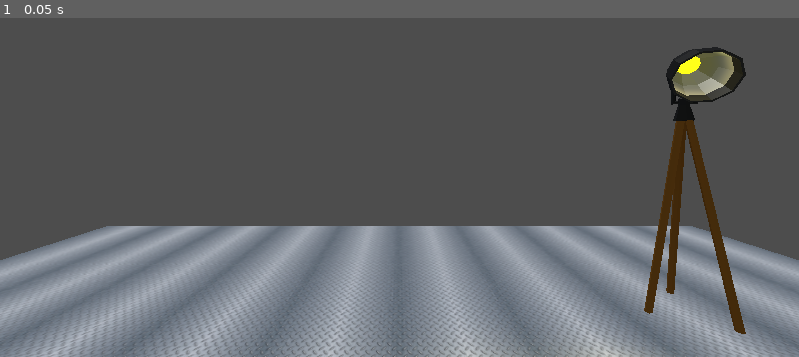
Above: before the commit, frame 1.
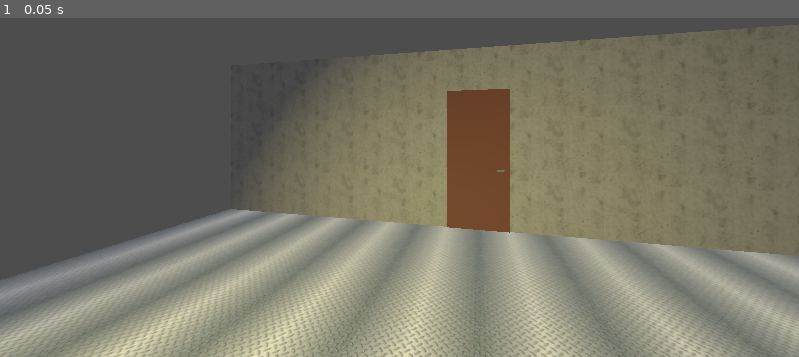
Above: after the commit, the same moment.

Repository: Carsmaniac/vr-godot-experiments
Game: Godot game, scene res://incorrect_objects.tscn
The game is run twice, just before and just after one commit, with the same random seed, the same clock (stepped at 60 frames per second) and the same inputs.
Inputs:
- Up to frame 1 (0.05 s): no input

The runs differ from the first frame. In frame 1, 62% of the frame differs, in the area x 0-100%, y 2-100%.

Commit message:
Make wall fall
When the door handle on the door is grabbed, the wall behind it now falls down. This is a recreation of an experiment that was previously built but lost as it was not committed.

Diff:
--- /dev/null
+++ b/falling_wall.gd
@@ -0,0 +1,22 @@
+extends Node3D
+
+@export var door_node: Node
+@export var door_handle: Node
+var falling: bool = false
+var falling_speed: float = 0.001
+
+
+func _ready() -> void:
+	door_handle.picked_up.connect(start_falling)
+
+
+func _process(_delta: float) -> void:
+	if falling:
+		if self.rotation.x < deg_to_rad(90):
+			self.rotation.x += falling_speed
+			falling_speed *= 1.065
+		else:
+			self.rotation.x = deg_to_rad(90)
+
+func start_falling() -> void:
+	falling = true
--- a/gesture_controller.gd
+++ b/gesture_controller.gd
@@ -20,7 +20,7 @@
 var max_size = 3
 
 var movement_enabled = true
-var mini_experiment: int = 9
+var mini_experiment: int = 0
 # 1: greater variations in user scale (fist)
 # 2: user scale that changes over time (fist)
 # 3: (not possible in Godot?)
--- a/incorrect_objects.tscn
+++ b/incorrect_objects.tscn
@@ -3,8 +3,9 @@
 [ext_resource type="Script" uid="uid://7k20cvcu5d1e" path="res://vr_initialiser.gd" id="1_3ih3s"]
 [ext_resource type="Texture2D" uid="uid://343jx1dbx0kf" path="res://room/diamondplate.jpg" id="1_jqak5"]
 [ext_resource type="Texture2D" uid="uid://dx4haqsjsrgh" path="res://room/distressed_concrete.jpg" id="2_3ih3s"]
-[ext_resource type="LightmapGIData" uid="uid://ctyekwxma6qlj" path="res://incorrect_objects.lmbake" id="2_vmaxf"]
+[ext_resource type="Script" uid="uid://hji4ff2eltcs" path="res://gesture_controller.gd" id="2_arjme"]
 [ext_resource type="PackedScene" uid="uid://cjcehqrfoxav3" path="res://addons/hand_pose_detector/hands/LeftHandHumanoid.gltf" id="3_p1ihj"]
+[ext_resource type="Script" uid="uid://dr7f1lcekxq2v" path="res://falling_wall.gd" id="4_arjme"]
 [ext_resource type="PackedScene" uid="uid://bh8isvqs258cp" path="res://addons/hand_pose_detector/hand_pose_controller.tscn" id="4_vmaxf"]
 [ext_resource type="Script" uid="uid://b0whku4lmxepw" path="res://addons/hand_pose_detector/hand_pose_action.gd" id="5_2r0hu"]
 [ext_resource type="Resource" uid="uid://ra50ueubhepa" path="res://addons/hand_pose_detector/poses/point_thumb_up.tres" id="6_yewnj"]
@@ -26,21 +27,54 @@
 add_uv2 = true
 size = Vector2(10, 10)
 
+[sub_resource type="StandardMaterial3D" id="StandardMaterial3D_65fd0"]
+albedo_color = Color(0.54, 0.34542003, 0.2916, 1)
+
+[sub_resource type="BoxMesh" id="BoxMesh_iwg0v"]
+material = SubResource("StandardMaterial3D_65fd0")
+size = Vector3(1, 2.3, 0.05)
+
+[sub_resource type="StandardMaterial3D" id="StandardMaterial3D_arjme"]
+albedo_texture = ExtResource("2_3ih3s")
+uv1_scale = Vector3(1, 0.7, 1)
+
+[sub_resource type="PlaneMesh" id="PlaneMesh_scbhu"]
+lightmap_size_hint = Vector2i(7, 5)
+material = SubResource("StandardMaterial3D_arjme")
+add_uv2 = true
+size = Vector2(1, 0.7)
+
+[sub_resource type="StandardMaterial3D" id="StandardMaterial3D_q3onw"]
+albedo_texture = ExtResource("2_3ih3s")
+uv1_scale = Vector3(4.5, 3, 1)
+
+[sub_resource type="PlaneMesh" id="PlaneMesh_hrctm"]
+lightmap_size_hint = Vector2i(24, 17)
+material = SubResource("StandardMaterial3D_q3onw")
+add_uv2 = true
+size = Vector2(4.5, 3)
+
+[sub_resource type="BoxShape3D" id="BoxShape3D_yi1yi"]
+size = Vector3(9.503906, 3.079834, 0.1171875)
+
+[sub_resource type="CylinderShape3D" id="CylinderShape3D_scbhu"]
+height = 0.17
+radius = 0.041503906
+
+[sub_resource type="CapsuleShape3D" id="CapsuleShape3D_arjme"]
+radius = 0.03
+height = 0.15
+
+[sub_resource type="CylinderMesh" id="CylinderMesh_arjme"]
+top_radius = 0.015
+bottom_radius = 0.015
+height = 0.1
+
+[sub_resource type="BoxMesh" id="BoxMesh_scbhu"]
+size = Vector3(0.1, 0.005, 0.03)
+
 [sub_resource type="BoxShape3D" id="BoxShape3D_i0s4f"]
 size = Vector3(2, 1.2705586, 2)
-
-[sub_resource type="StandardMaterial3D" id="StandardMaterial3D_q3onw"]
-albedo_texture = ExtResource("2_3ih3s")
-uv1_scale = Vector3(10, 3, 1)
-
-[sub_resource type="PlaneMesh" id="PlaneMesh_hrctm"]
-lightmap_size_hint = Vector2i(52, 17)
-material = SubResource("StandardMaterial3D_q3onw")
-add_uv2 = true
-size = Vector2(10, 3)
-
-[sub_resource type="BoxShape3D" id="BoxShape3D_yi1yi"]
-size = Vector3(0.107788086, 2, 2)
 
 [sub_resource type="StandardMaterial3D" id="StandardMaterial3D_q2gs6"]
 resource_name = "Hand"
@@ -288,43 +322,110 @@
 	$Aim.visible = is_button_pressed(\"point_thumb_up\")
 "
 
-[sub_resource type="CylinderShape3D" id="CylinderShape3D_scbhu"]
-height = 0.17
-radius = 0.041503906
-
 [node name="Node3D" type="Node3D" unique_id=1850405703]
 script = ExtResource("1_3ih3s")
 
-[node name="BakedLighting" type="LightmapGI" parent="." unique_id=1053442312]
-quality = 2
-supersampling = true
-light_data = ExtResource("2_vmaxf")
-
-[node name="Sun" type="DirectionalLight3D" parent="." unique_id=700010127]
+[node name="GestureController" type="Node3D" parent="." unique_id=1905999115 node_paths=PackedStringArray("origin_node", "left_hand", "right_hand")]
+script = ExtResource("2_arjme")
+origin_node = NodePath("../XROrigin3D")
+left_hand = NodePath("../XROrigin3D/LeftTrackedHand")
+right_hand = NodePath("../XROrigin3D/RightTrackedHand")
+
+[node name="FirstRoom" type="Node3D" parent="." unique_id=1042095824]
+
+[node name="InitialVisuals" type="Node3D" parent="FirstRoom" unique_id=700365449]
+
+[node name="Sun" type="DirectionalLight3D" parent="FirstRoom/InitialVisuals" unique_id=700010127]
 transform = Transform3D(1, 0, 0, 0, -0.36079454, 0.9326453, 0, -0.9326453, -0.36079454, 0, 2.166974, 0)
 light_energy = 0.35
 
-[node name="Floor" type="StaticBody3D" parent="." unique_id=1018832171]
-
-[node name="MeshInstance3D" type="MeshInstance3D" parent="Floor" unique_id=1972156356]
+[node name="FloorModel" type="MeshInstance3D" parent="FirstRoom/InitialVisuals" unique_id=1972156356]
 mesh = SubResource("PlaneMesh_5gjwt")
-
-[node name="CollisionShape3D" type="CollisionShape3D" parent="Floor" unique_id=794751486]
+skeleton = NodePath("../../Floor")
+
+[node name="Door" type="Node3D" parent="FirstRoom/InitialVisuals" unique_id=728973440]
+transform = Transform3D(1, 0, 0, 0, 1, 0, 0, 0, 1, 0, 0, 5)
+
+[node name="MeshInstance3D4" type="MeshInstance3D" parent="FirstRoom/InitialVisuals/Door" unique_id=1125198151]
+transform = Transform3D(1, 0, 0, 0, 1, 0, 0, 0, 1, 0, 1.15, 0)
+mesh = SubResource("BoxMesh_iwg0v")
+skeleton = NodePath("")
+
+[node name="Wall" type="Node3D" parent="FirstRoom/InitialVisuals" unique_id=292782100 node_paths=PackedStringArray("door_node", "door_handle")]
+transform = Transform3D(1, 0, 0, 0, 1, 0, 0, 0, 1, 0, 0, 5)
+script = ExtResource("4_arjme")
+door_node = NodePath("../Door")
+door_handle = NodePath("../../DoorHandle")
+
+[node name="Wall" type="StaticBody3D" parent="FirstRoom/InitialVisuals/Wall" unique_id=668978667]
+transform = Transform3D(1, 0, 0, 0, 1, 0, 0, 0, 1, 0, 1.5, 0)
+
+[node name="MeshInstance3D3" type="MeshInstance3D" parent="FirstRoom/InitialVisuals/Wall/Wall" unique_id=1675344115]
+transform = Transform3D(1, 0, 0, 0, -4.371139e-08, 1, 0, -1, -4.371139e-08, 0, 1.15, 0)
+mesh = SubResource("PlaneMesh_scbhu")
+
+[node name="MeshInstance3D2" type="MeshInstance3D" parent="FirstRoom/InitialVisuals/Wall/Wall" unique_id=505066150]
+transform = Transform3D(1, 0, 0, 0, -4.371139e-08, 1, 0, -1, -4.371139e-08, -2.75, 0, 0)
+mesh = SubResource("PlaneMesh_hrctm")
+
+[node name="MeshInstance3D5" type="MeshInstance3D" parent="FirstRoom/InitialVisuals/Wall/Wall" unique_id=1498492546]
+transform = Transform3D(1, 0, 0, 0, -4.371139e-08, 1, 0, -1, -4.371139e-08, 2.75, 0, 0)
+mesh = SubResource("PlaneMesh_hrctm")
+
+[node name="CollisionShape3D" type="CollisionShape3D" parent="FirstRoom/InitialVisuals/Wall/Wall" unique_id=1745148363]
+transform = Transform3D(1, 0, 0, 0, 1, 0, 0, 0, 1, -0.039123535, 0, 0)
+shape = SubResource("BoxShape3D_yi1yi")
+
+[node name="WorkLight" type="Node3D" parent="FirstRoom/InitialVisuals" unique_id=984742972]
+transform = Transform3D(0.9113602, 0, -0.4116098, 0, 1, 0, 0.4116098, 0, 0.9113602, 2.4963331, 0, -2.479494)
+
+[node name="Root Scene" parent="FirstRoom/InitialVisuals/WorkLight" unique_id=2082995726 instance=ExtResource("12_p1ihj")]
+transform = Transform3D(0.07515739, 0, 1.4981159, 0, 1.5, 0, -1.4981159, 0, 0.07515739, 0.42095035, -1.2143238, 0.5208896)
+
+[node name="SpotLight3D" type="SpotLight3D" parent="FirstRoom/InitialVisuals/WorkLight" unique_id=655814389]
+transform = Transform3D(0.9984291, 0.016536906, 0.053534716, -0.0102236215, -0.8856459, 0.4642486, 0.05509004, -0.46406662, -0.88408554, -0.009600997, 2.180736, -0.049664736)
+light_color = Color(0.84, 0.79631996, 0.5124, 1)
+light_energy = 9.585
+light_size = 0.577
+light_bake_mode = 1
+spot_range = 14.463012
+
+[node name="ShrinkingCan" type="RigidBody3D" parent="FirstRoom" unique_id=1327960713]
+transform = Transform3D(1, 0, 0, 0, 1, 0, 0, 0, 1, 0, 0.17254198, 0.29846203)
+script = ExtResource("14_yewnj")
+
+[node name="CollisionShape3D" type="CollisionShape3D" parent="FirstRoom/ShrinkingCan" unique_id=1538025784]
+transform = Transform3D(1, 0, 0, 0, 1, 0, 0, 0, 1, 0, -0.00061035156, 0)
+shape = SubResource("CylinderShape3D_scbhu")
+
+[node name="MonsterCan" parent="FirstRoom/ShrinkingCan" unique_id=2035225325 instance=ExtResource("15_arjme")]
+transform = Transform3D(-3.6641278, 0, 0.5555213, 0, 3.706, 0, -0.5555213, 0, -3.6641278, 0, 0, 0)
+
+[node name="DoorHandle" type="RigidBody3D" parent="FirstRoom" unique_id=168082214]
+transform = Transform3D(1, 0, 0, 0, -4.371139e-08, -1, 0, 1, -4.371139e-08, -0.39443964, 0.9925613, 4.952117)
+freeze = true
+script = ExtResource("14_yewnj")
+
+[node name="CollisionShape3D" type="CollisionShape3D" parent="FirstRoom/DoorHandle" unique_id=2095742853]
+transform = Transform3D(-4.371139e-08, -1, 0, 1, -4.371139e-08, 0, 0, 0, 1, 0.041252553, -0.01660347, 9.706893e-10)
+shape = SubResource("CapsuleShape3D_arjme")
+
+[node name="MeshInstance3D" type="MeshInstance3D" parent="FirstRoom/DoorHandle" unique_id=395994809]
+transform = Transform3D(1, 0, 0, 0, 1, 0, 0, 0, 1, 0, 0.010408878, 0)
+mesh = SubResource("CylinderMesh_arjme")
+
+[node name="MeshInstance3D2" type="MeshInstance3D" parent="FirstRoom/DoorHandle" unique_id=1457647162]
+transform = Transform3D(1, 0, 0, 0, 1, 0, 0, 0, 1, 0.04988441, -0.03733158, 0)
+mesh = SubResource("BoxMesh_scbhu")
+
+[node name="Floor" type="StaticBody3D" parent="FirstRoom" unique_id=1018832171]
+
+[node name="CollisionShape3D" type="CollisionShape3D" parent="FirstRoom/Floor" unique_id=794751486]
 transform = Transform3D(1, 0, 0, 0, 1, 0, 0, 0, 1, 0, -0.6367544, 0)
 shape = SubResource("BoxShape3D_i0s4f")
 
-[node name="Wall" type="StaticBody3D" parent="." unique_id=668978667]
-transform = Transform3D(1, 0, 0, 0, 1, 0, 0, 0, 1, 0, 1.5, 5)
-
-[node name="MeshInstance3D" type="MeshInstance3D" parent="Wall" unique_id=1849994482]
-transform = Transform3D(1, 0, 0, 0, -4.371139e-08, 1, 0, -1, -4.371139e-08, 0, 0, 0)
-mesh = SubResource("PlaneMesh_hrctm")
-
-[node name="CollisionShape3D" type="CollisionShape3D" parent="Wall" unique_id=1745148363]
-transform = Transform3D(1, 0, 0, 0, 1, 0, 0, 0, 1, -0.039123535, 0, 0)
-shape = SubResource("BoxShape3D_yi1yi")
-
 [node name="XROrigin3D" type="XROrigin3D" parent="." unique_id=165556515]
+transform = Transform3D(-0.9659258, 0, -0.25881913, 0, 1, 0, 0.25881913, 0, -0.9659258, 0, 0, 0)
 
 [node name="XRCamera3D" type="XRCamera3D" parent="XROrigin3D" unique_id=1898007125]
 transform = Transform3D(1, 0, 0, 0, 1, 0, 0, 0, 1, 0, 1.6, 0)
@@ -338,7 +439,7 @@
 
 [node name="LeftHandHumanoid" parent="XROrigin3D/LeftTrackedHand" unique_id=463245915 instance=ExtResource("3_p1ihj")]
 
-[node name="Skeleton3D" parent="XROrigin3D/LeftTrackedHand/LeftHandHumanoid/LeftHandHumanoid" index="0"]
+[node name="Skeleton3D" parent="XROrigin3D/LeftTrackedHand/LeftHandHumanoid/LeftHandHumanoid" parent_id_path=PackedInt32Array(463245915, 320821565) index="0" unique_id=1080248452]
 bones/0/rest = Transform3D(1.78814e-07, -1.8388e-05, 1, -0.999999, 0.00166774, 1.78814e-07, -0.00166765, -0.999998, -1.83582e-05, 3.86425e-08, -1.86975e-05, 0.0271756)
 bones/0/position = Vector3(3.86425e-08, -1.86975e-05, 0.0271756)
 bones/0/rotation = Quaternion(-0.49958754, 0.5004212, -0.49957824, 0.5004122)
@@ -440,7 +541,7 @@
 bones/24/rotation = Quaternion(0.035952296, -0.020332856, 0.013369262, 0.9990572)
 bones/24/scale = Vector3(1.0000004, 0.99999964, 0.99999994)
 
-[node name="LeftHandHumanoidMesh" parent="XROrigin3D/LeftTrackedHand/LeftHandHumanoid/LeftHandHumanoid/Skeleton3D" index="0"]
+[node name="LeftHandHumanoidMesh" parent="XROrigin3D/LeftTrackedHand/LeftHandHumanoid/LeftHandHumanoid/Skeleton3D" index="0" unique_id=2049395046]
 mesh = SubResource("ArrayMesh_ar4on")
 skin = SubResource("Skin_4xbbd")
 
@@ -465,7 +566,7 @@
 
 [node name="RightHandHumanoid" parent="XROrigin3D/RightTrackedHand" unique_id=1841458398 instance=ExtResource("10_iwg0v")]
 
-[node name="Skeleton3D" parent="XROrigin3D/RightTrackedHand/RightHandHumanoid/RightHandHumanoid" index="0"]
+[node name="Skeleton3D" parent="XROrigin3D/RightTrackedHand/RightHandHumanoid/RightHandHumanoid" parent_id_path=PackedInt32Array(1841458398, 1406058122) index="0" unique_id=453418447]
 bones/0/rest = Transform3D(1.78814e-07, 1.8388e-05, -1, 0.999999, 0.00166774, 1.78814e-07, 0.00166765, -0.999998, -1.83582e-05, -3.86425e-08, -1.86975e-05, 0.0271756)
 bones/0/position = Vector3(-3.86425e-08, -1.86975e-05, 0.0271756)
 bones/0/rotation = Quaternion(-0.49958754, -0.5004212, 0.49957824, 0.5004122)
@@ -567,7 +668,7 @@
 bones/24/rotation = Quaternion(0.035952296, 0.020332856, -0.013369262, 0.9990572)
 bones/24/scale = Vector3(1.0000004, 0.99999964, 0.99999994)
 
-[node name="RightHandHumanoidMesh" parent="XROrigin3D/RightTrackedHand/RightHandHumanoid/RightHandHumanoid/Skeleton3D" index="0"]
+[node name="RightHandHumanoidMesh" parent="XROrigin3D/RightTrackedHand/RightHandHumanoid/RightHandHumanoid/Skeleton3D" index="0" unique_id=236083329]
 mesh = SubResource("ArrayMesh_6c3dy")
 skin = SubResource("Skin_u15vi")
 
@@ -607,36 +708,15 @@
 visible = false
 mesh = SubResource("CapsuleMesh_yjag8")
 
-[node name="WorkLight" type="Node3D" parent="." unique_id=984742972]
-transform = Transform3D(0.9113602, 0, -0.4116098, 0, 1, 0, 0.4116098, 0, 0.9113602, 2.4963331, 0, -2.479494)
-
-[node name="Root Scene" parent="WorkLight" unique_id=2082995726 instance=ExtResource("12_p1ihj")]
-transform = Transform3D(0.07515739, 0, 1.4981159, 0, 1.5, 0, -1.4981159, 0, 0.07515739, 0.42095035, -1.2143238, 0.5208896)
-
-[node name="SpotLight3D" type="SpotLight3D" parent="WorkLight" unique_id=655814389]
-transform = Transform3D(0.9984291, 0.016536906, 0.053534716, -0.0102236215, -0.8856459, 0.4642486, 0.05509004, -0.46406662, -0.88408554, -0.009600997, 2.180736, -0.049664736)
-light_color = Color(0.84, 0.79631996, 0.5124, 1)
-light_energy = 9.585
-light_size = 0.577
-light_bake_mode = 1
-spot_range = 14.463012
-
-[node name="ShrinkingCan" type="RigidBody3D" parent="." unique_id=1327960713]
-transform = Transform3D(1, 0, 0, 0, 1, 0, 0, 0, 1, 0, 0.17254198, 0.29846203)
-script = ExtResource("14_yewnj")
-
-[node name="CollisionShape3D" type="CollisionShape3D" parent="ShrinkingCan" unique_id=1538025784]
-transform = Transform3D(1, 0, 0, 0, 1, 0, 0, 0, 1, 0, -0.00061035156, 0)
-shape = SubResource("CylinderShape3D_scbhu")
-
-[node name="MonsterCan" parent="ShrinkingCan" unique_id=2035225325 instance=ExtResource("15_arjme")]
-transform = Transform3D(-3.6641278, 0, 0.5555213, 0, 3.706, 0, -0.5555213, 0, -3.6641278, 0, 0, 0)
-
+[connection signal="pose_ended" from="XROrigin3D/LeftTrackedHand/LeftHandPose" to="GestureController" method="_on_left_pose_ended"]
 [connection signal="pose_ended" from="XROrigin3D/LeftTrackedHand/LeftHandPose" to="XROrigin3D/LeftTrackedHand/PickingCollider" method="_on_left_hand_pose_ended"]
+[connection signal="pose_started" from="XROrigin3D/LeftTrackedHand/LeftHandPose" to="GestureController" method="_on_left_pose_started"]
 [connection signal="pose_started" from="XROrigin3D/LeftTrackedHand/LeftHandPose" to="XROrigin3D/LeftTrackedHand/PickingCollider" method="_on_left_hand_pose_started"]
 [connection signal="body_entered" from="XROrigin3D/LeftTrackedHand/PickingCollider" to="XROrigin3D/LeftTrackedHand/PickingCollider" method="_on_body_entered"]
 [connection signal="body_exited" from="XROrigin3D/LeftTrackedHand/PickingCollider" to="XROrigin3D/LeftTrackedHand/PickingCollider" method="_on_body_exited"]
+[connection signal="pose_ended" from="XROrigin3D/RightTrackedHand/RightHandPose" to="GestureController" method="_on_right_pose_ended"]
 [connection signal="pose_ended" from="XROrigin3D/RightTrackedHand/RightHandPose" to="XROrigin3D/RightTrackedHand/PickingCollider" method="_on_right_hand_pose_ended"]
+[connection signal="pose_started" from="XROrigin3D/RightTrackedHand/RightHandPose" to="GestureController" method="_on_right_pose_started"]
 [connection signal="pose_started" from="XROrigin3D/RightTrackedHand/RightHandPose" to="XROrigin3D/RightTrackedHand/PickingCollider" method="_on_right_hand_pose_started"]
 [connection signal="body_entered" from="XROrigin3D/RightTrackedHand/PickingCollider" to="XROrigin3D/RightTrackedHand/PickingCollider" method="_on_body_entered"]
 [connection signal="body_exited" from="XROrigin3D/RightTrackedHand/PickingCollider" to="XROrigin3D/RightTrackedHand/PickingCollider" method="_on_body_exited"]
--- a/pickable_object.gd
+++ b/pickable_object.gd
@@ -3,3 +3,5 @@
 
 @export var eatable_object: bool
 @export var eating_increases_scale: bool
+@export var falling_door_handle: bool
+signal picked_up
--- a/picking_collider.gd
+++ b/picking_collider.gd
@@ -2,6 +2,7 @@
 
 enum hand_sides{LEFT_HAND, RIGHT_HAND}
 @export var which_hand: hand_sides
+@export var falling_wall: Node
 
 var pickable_objects: Array[Node3D] = []
 var held_object: Node3D
@@ -34,9 +35,11 @@
 					held_object = obj
 					held_object_prev_parent = obj.get_parent()
 					held_object.reparent(self)
+					held_object.freeze = false
 					held_object.gravity_scale = 0
 					held_object_rel_pos = held_object.position - self.position
 					held_object_rel_rot = held_object.rotation - self.rotation
+					held_object.picked_up.emit()
 
 func _on_right_hand_pose_ended(_p_name: String) -> void:
 	if which_hand == hand_sides.RIGHT_HAND:
Not shown, added: falling_wall.gd.uid
